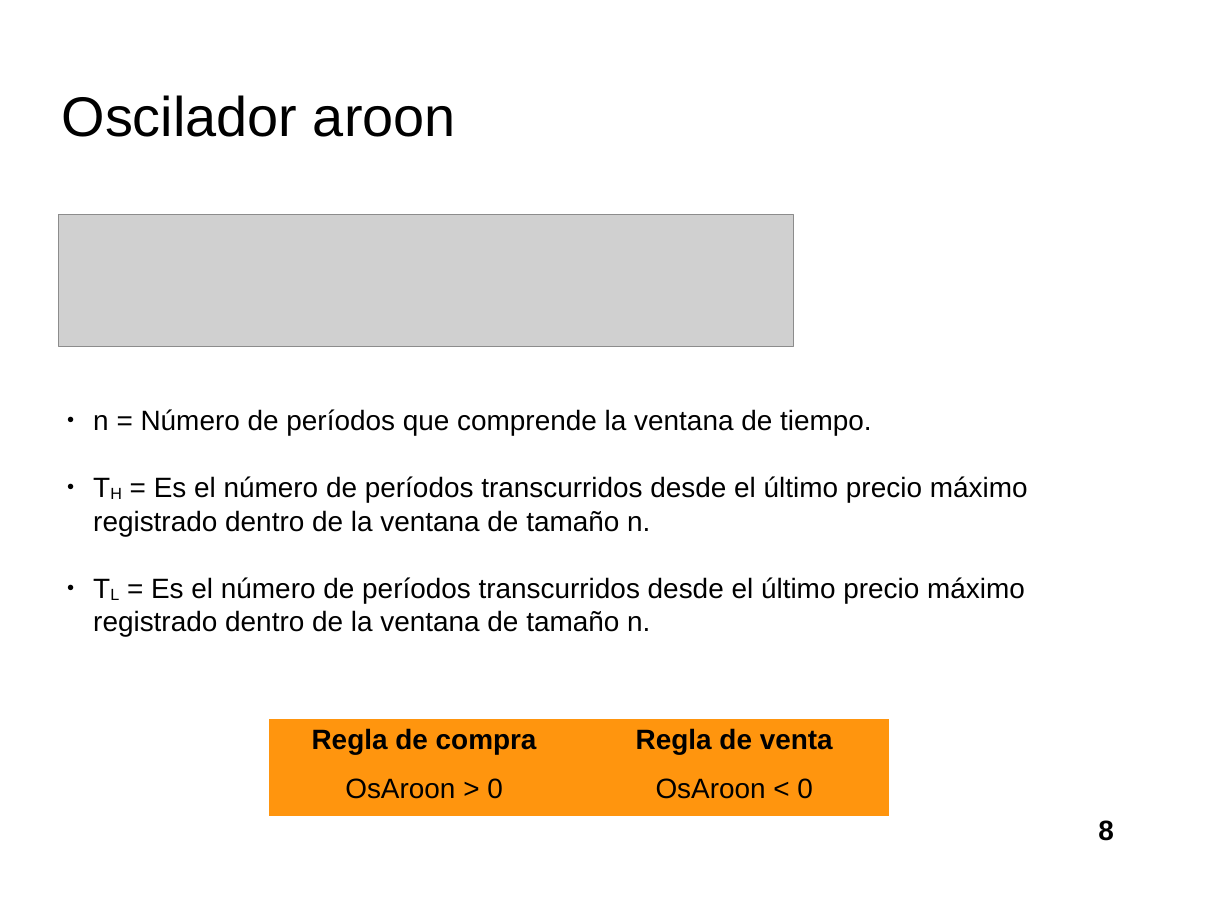
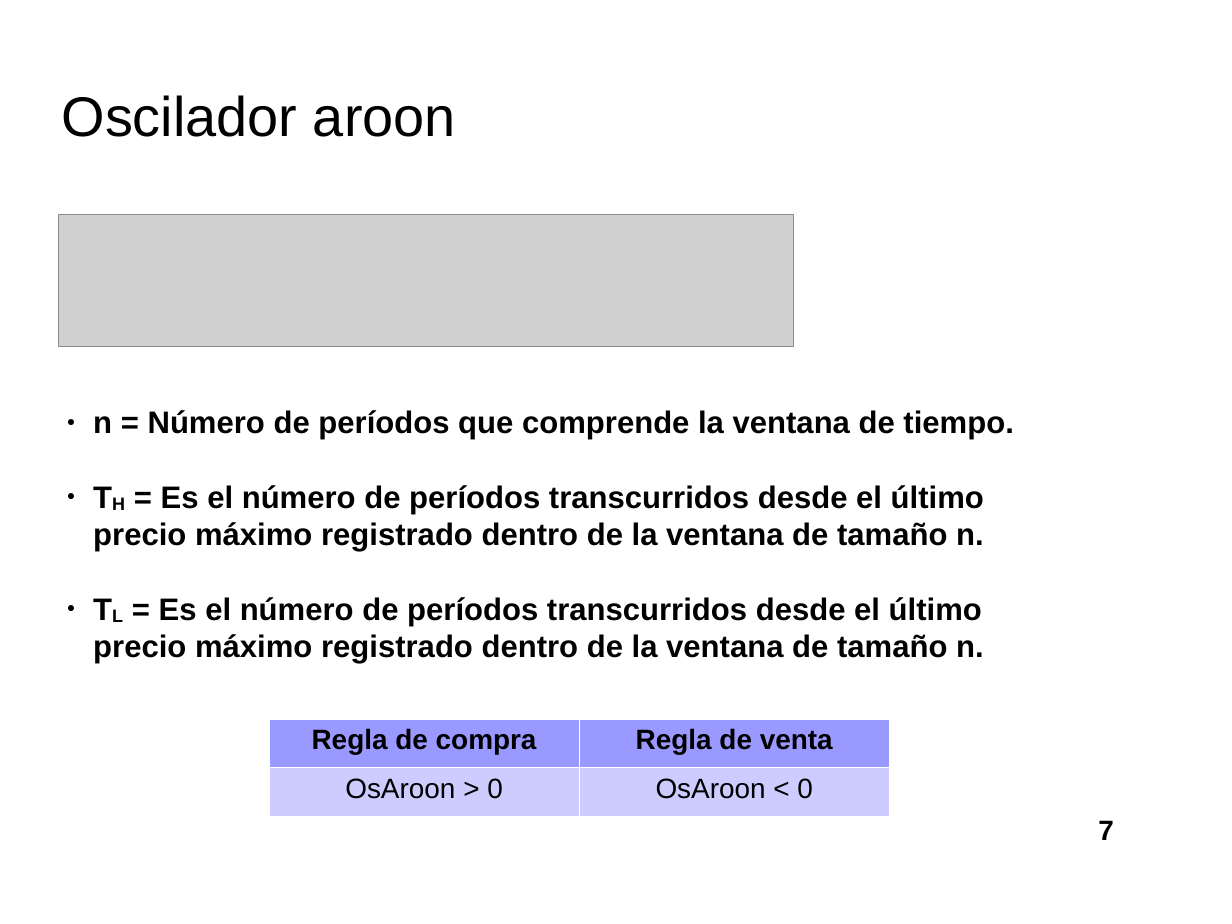
Before and after one commit to davidrmh/Thesis, a slide deck: slide 7 of presentaciones_finales/presentacion_seminario_B19.odp (slide 8 before the commit). Drawn at 1232x924 pixels with LibreOffice and Linux fonts; fonts in the diff are those of the drawing; grey boxes stand for pictures; background and template pictures are left out. Boxes give left, top, right and bottom in pixels: in the first picture for what was removed or moved away, otherwise in the second. Text is boxed around its words. In the diff, an @@ line names an element or a change of style, - is before the commit and + after.

```diff
--- a/presentaciones_finales/presentacion_seminario_B19.odp
+++ b/presentaciones_finales/presentacion_seminario_B19.odp
@@ text "n = Número de períodos ..." at [93, 410, 1013, 663]: size 18 to 20 pt, bold on @@
@@ table at [269, 719, 891, 816] @@
@@ fill #FF950E to #9999FF in row 1 @@
@@ fill #FF950E to #CCCCFF in row 2 @@
@@ borders changed @@
@@ page number at [1098, 820, 1114, 840]: text changed @@
-8
+7
```
Also in this commit, not shown: 14 other slides changed, 9 slides added, 22 slides removed.
